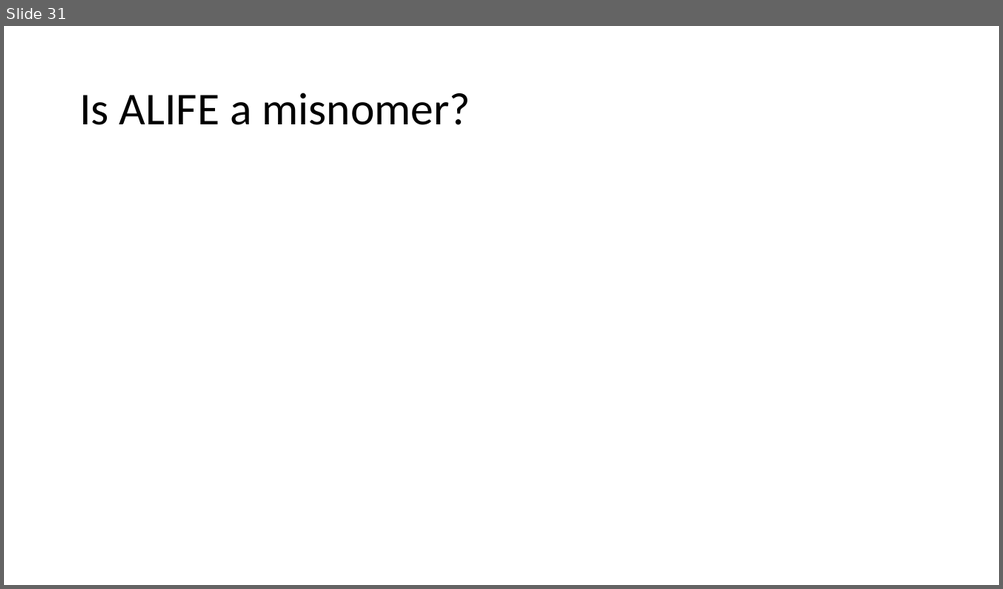
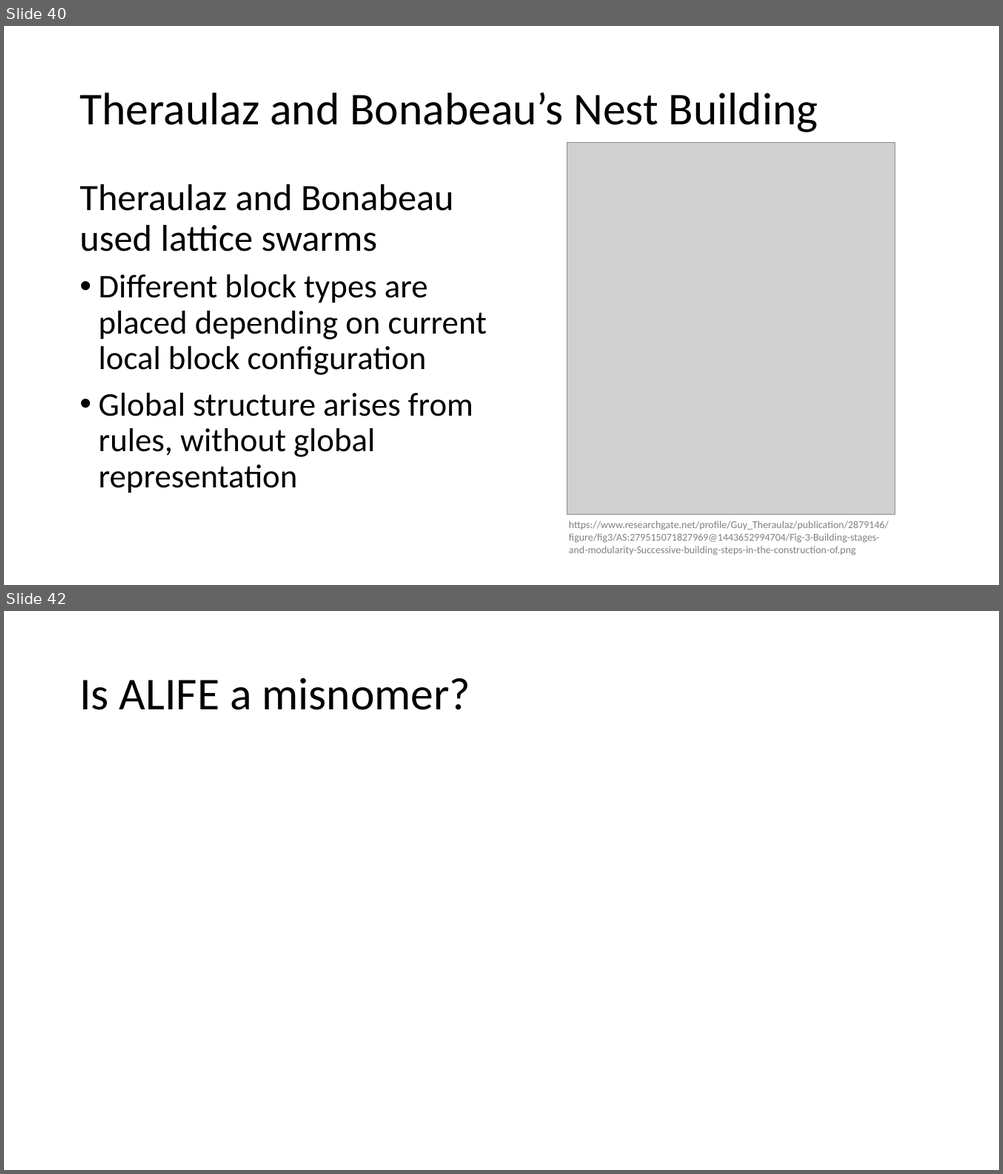
Before and after one commit to BenChurch/Fall2016, a slide deck: CISC879/ChapterPresentation/LectureSlidesCh8.pptx. Shown one above the other, each under a label of ours: slide 31 before the commit, slides 40 and 42 after it; the slides between them are not shown. The pictures are 1003x589 and 1003x1174 pixels, drawn with LibreOffice and Linux fonts; fonts in the diff are those of the drawing; grey boxes stand for pictures. Boxes give left, top, right and bottom in pixels: in the first picture for what was removed or moved away, otherwise in the second. Text is boxed around its words. In the diff, an @@ line names an element or a change of style, - is before the commit and + after.

```diff
--- a/CISC879/ChapterPresentation/LectureSlidesCh8.pptx
+++ b/CISC879/ChapterPresentation/LectureSlidesCh8.pptx
@@ slide 40 added at [4, 26, 999, 585], background #FFFFFF @@
@@ title added at [79, 93, 818, 133], 44 pt, text #000000 @@
+Theraulaz and Bonabeau’s Nest Building
@@ picture added at [566, 142, 895, 514] @@
@@ text added at [79, 184, 486, 494], 32 pt, text #000000 @@
+Theraulaz and Bonabeau used lattice swarms
+• Different block types are placed depending on current local block configuration
+• Global structure arises from rules, without global representation
@@ text added at [569, 521, 888, 556], 10 pt, text #808080 @@
+https://www.researchgate.net/profile/Guy_Theraulaz/publication/2879146/figure/fig3/AS:279515071827969@1443652994704/Fig-3-Building-stages-and-modularity-Successive-building-steps-in-the-construction-of.png
@@ what was slide 31 is now slide 42 @@
```
Also in this commit, not shown: 2 slides changed, 10 other slides added, 4 other files.
